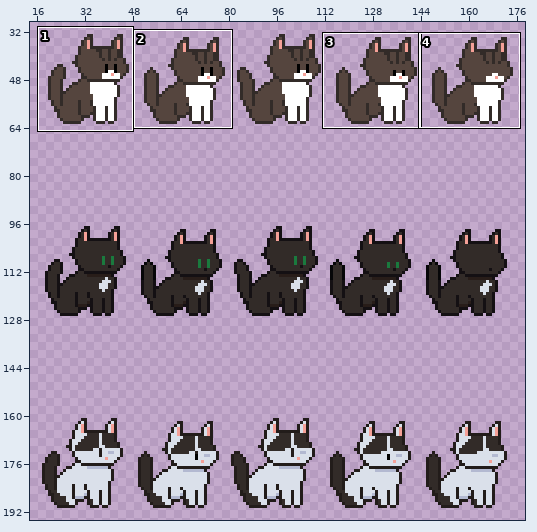
Sprite sheet: Assets/Cats/SpriteSheet.png. The picture above shows the old version from afar; the outline marks the close-up.
Close-up. As it was:
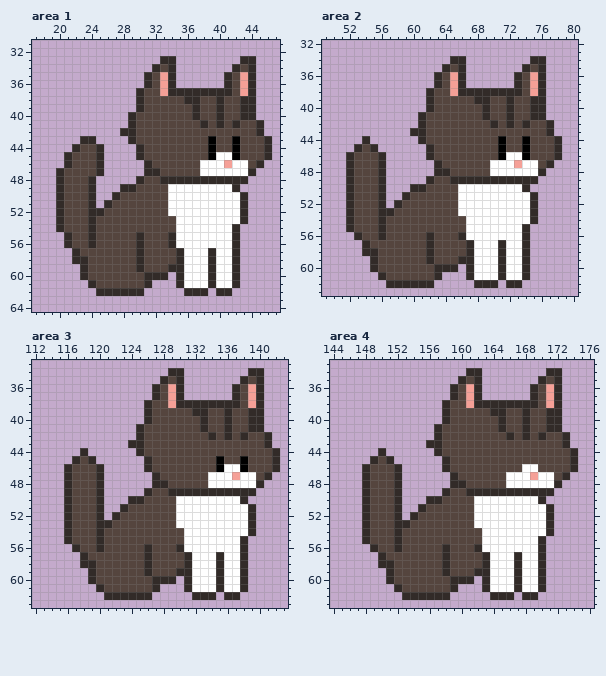
The file is 320x320 pixels. Shown: area 1: x 17..47, y 31..64; area 2: x 49..80, y 32..63; area 3: x 112..143, y 33..63; area 4: x 144..176, y 33..63. The wide view leaves out empty margins. The commit also changed other parts of the picture, which this record leaves out.
Now the later version:
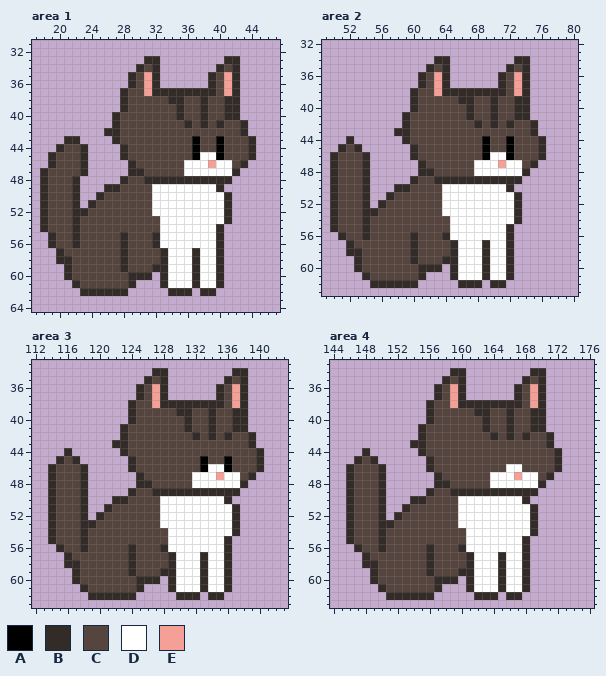
Palette (. is transparent): A #000000  B #322b28  C #55453e  D #ffffff  E #f5a097
Changes in this commit:
Changed rows in their new state; - is an unchanged pixel.
Area 1:
first column x 18:
33 -------------BB..------BB..--
34 ------------BC-..-----BC-..--
35 -----------BCEB..----BCEB..--
36 -----------BCEB..----BCEB..--
37 ----------BCCEBB------CEB..--
38 ----------BCC---BBCCB-CBB..--
39 ----------BCC----B-CB-CBB..--
40 ---------BCC-----B-CB-CBB..--
41 ---------BCC------B-----CB..-
42 --------BBCC-------------B..-
43 ---BB..--BCC-------A-CA-C-B..
44 --BCCB..--BCC------A-CA-C-B..
45 -BCC-B..--BCC------ADDACC-B..
46 -BCC-B..---BCC----DD-E-DCB..-
47 BCC--B..---BBCC---DD----B..--
48 BCC-B..---BCCBB---------..---
49 BCC-B..-BBCC--DD------B..----
50 BCC-B..BCC----DD-------B..---
51 BCC-B.-CC-----DD-------B..---
52 BCC-BBCC------DD-------B..---
53 BCC-B-C--------DD------B..---
54 BCC-B-C--------DD-----B..----
55 -BCCB-C---B-C-BDD-----B..----
56 -BCCB-C---B-C-BDD-----B..----
57 --BCC-----B-C--BDD-B-DB..----
58 --BBCC----B-C--BDD-B-DB..----
59 ---BCC----B-C-BBDD-B-DB..----
60 ---BCC-----BB-.-DD-B-DB..----
61 ----BCC----B..-BDD-B-DB..----
62 -----BB----..---BB-.-B..-----
Area 2:
first column x 50:
34 -------------BB..------BB..--
35 ------------BC-..-----BC-..--
36 -----------BCEB..----BCEB..--
37 -----------BCEB..----BCEB..--
38 ----------BCCEBB------CEB..--
39 ----------BCC---BBCCB-CBB..--
40 ----------BCC----B-CB-CBB..--
41 ---------BCC-----B-CB-CBB..--
42 ---------BCC------B-----CB..-
43 --------BBCC-------------B..-
44 --B-.----BCC-------A-CA-C-B..
45 -BC-..----BCC------A-CA-C-B..
46 BCC-B..---BCC------ADDACC-B..
47 BCC-B..----BCC----DD-E-DCB..-
48 BCC-B..----BBCC---DD----B..--
49 BCC-B..---BCCBB---------..---
50 BCC-B..-BBCC--DD------B..----
51 BCC-B..BCC----DD-------B..---
52 BCC-B.-CC-----DD-------B..---
53 BCC-BBCC------DD-------B..---
54 BCC-B-C--------DD------B..---
55 BCC-B-C--------DD-----B..----
56 -BCCB-C---B-C-BDD-----B..----
57 --BCC-----B-C--BDD-B-DB..----
58 --BBCC----B-C--BDD-B-DB..----
59 ---BCC----B-C-BBDD-B-DB..----
60 ---BCC-----BB-.-DD-B-DB..----
61 ----BCC----B..-BDD-B-DB..----
62 -----BB----..---BB-.-B..-----
Area 3:
first column x 114:
34 -------------BB..------BB..--
35 ------------BC-..-----BC-..--
36 -----------BCEB..----BCEB..--
37 -----------BCEB..----BCEB..--
38 ----------BCCEBB------CEB..--
39 ----------BCC---BBCCB-CBB..--
40 ----------BCC----B-CB-CBB..--
41 ---------BCC-----B-CB-CBB..--
42 ---------BCC------B-----CB..-
43 --------BBCC-------------B..-
44 --B-.----BCC--------------B..
45 -BC-..----BCC------A-CA-C-B..
46 BCC-B..---BCC------ADDACC-B..
47 BCC-B..----BCC----DD-E-DCB..-
48 BCC-B..----BBCC---DD----B..--
49 BCC-B..---BCCBB---------..---
50 BCC-B..-BBCC--DD------B..----
51 BCC-B..BCC----DD-------B..---
52 BCC-B.-CC-----DD-------B..---
53 BCC-BBCC------DD-------B..---
54 BCC-B-C--------DD------B..---
55 BCC-B-C--------DD-----B..----
56 -BCCB-C---B-C-BDD-----B..----
57 --BCC-----B-C--BDD-B-DB..----
58 --BBCC----B-C--BDD-B-DB..----
59 ---BCC----B-C-BBDD-B-DB..----
60 ---BCC-----BB-.-DD-B-DB..----
61 ----BCC----B..-BDD-B-DB..----
62 -----BB----..---BB-.-B..-----
Area 4:
first column x 146:
34 -------------BB..------BB..--
35 ------------BC-..-----BC-..--
36 -----------BCEB..----BCEB..--
37 -----------BCEB..----BCEB..--
38 ----------BCCEBB------CEB..--
39 ----------BCC---BBCCB-CBB..--
40 ----------BCC----B-CB-CBB..--
41 ---------BCC-----B-CB-CBB..--
42 ---------BCC------B-----CB..-
43 --------BBCC-------------B..-
44 --B-.----BCC--------------B..
45 -BC-..----BCC-------------B..
46 BCC-B..---BCC-------DDCC--B..
47 BCC-B..----BCC----DD-E-DCB..-
48 BCC-B..----BBCC---DD----B..--
49 BCC-B..---BCCBB---------..---
50 BCC-B..-BBCC--DD------B..----
51 BCC-B..BCC----DD-------B..---
52 BCC-B.-CC-----DD-------B..---
53 BCC-BBCC------DD-------B..---
54 BCC-B-C--------DD------B..---
55 BCC-B-C--------DD-----B..----
56 -BCCB-C---B-C-BDD-----B..----
57 --BCC-----B-C--BDD-B-DB..----
58 --BBCC----B-C--BDD-B-DB..----
59 ---BCC----B-C-BBDD-B-DB..----
60 ---BCC-----BB-.-DD-B-DB..----
61 ----BCC----B..-BDD-B-DB..----
62 -----BB----..---BB-.-B..-----
Where, in picture pixels (left, top, right, bottom), the same in both close-ups:
changed: (40, 56, 272, 296)
changed: (330, 56, 562, 288)
changed: (48, 368, 280, 600)
changed: (346, 368, 578, 600)
